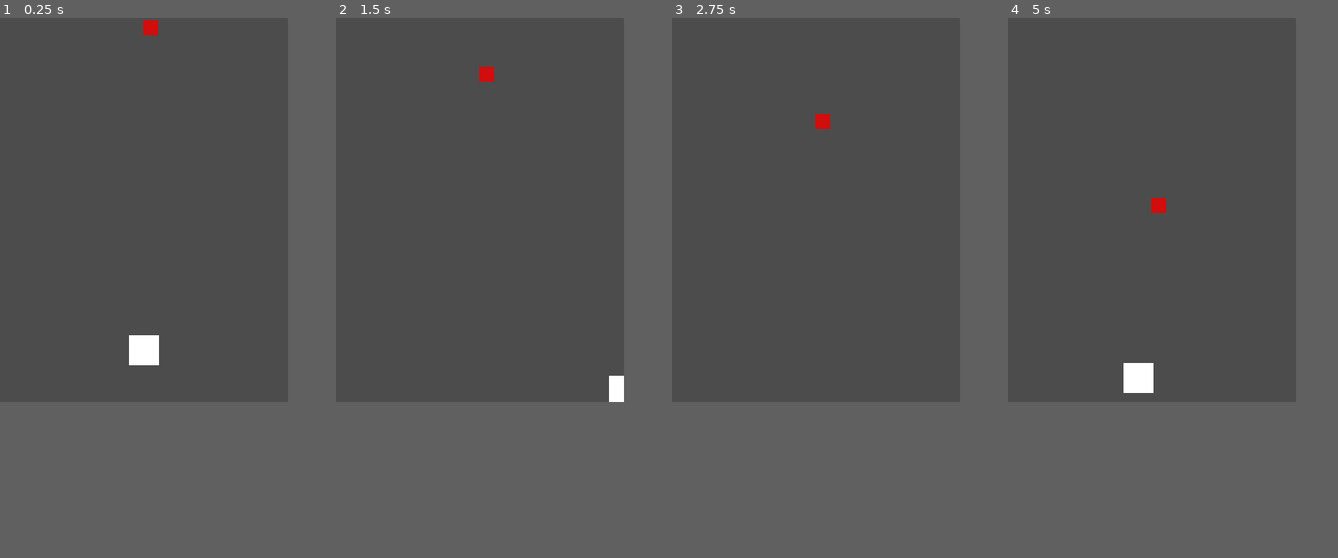
Above: before the commit, frames 1-4 (left to right).
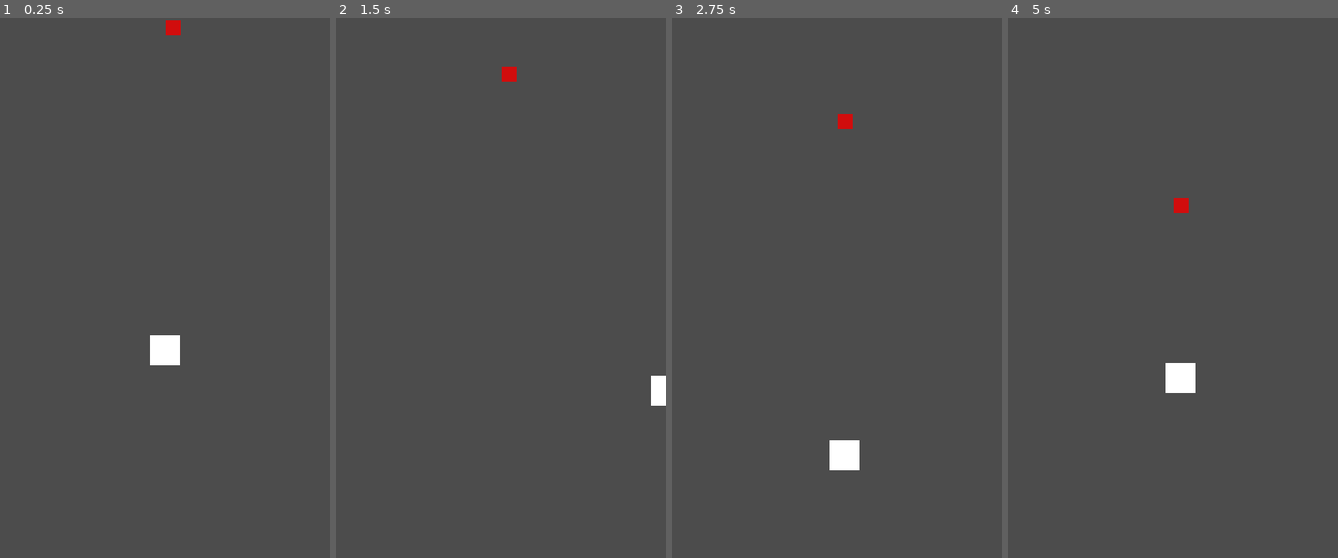
Above: after the commit, the same moments.

Repository: Tomsei/Bloinz2D
Game: Godot game, scene res://Szenen/Player.tscn
The game is run twice, just before and just after one commit, with the same random seed, the same clock (stepped at 60 frames per second) and the same inputs.
Inputs:
- Up to frame 1 (0.25 s): no input
- Up to frame 2 (1.5 s): hold Right (ui_right) from 0.53 s (still down); tap W (jump) at 0.77 s
- Up to frame 3 (2.75 s): tap W (jump) at 1.52 s; release Right (ui_right) at 2.03 s; hold Left (ui_left) from 2.03 s (still down)
- Up to frame 4 (5 s): release Left (ui_left) at 2.78 s; hold Right (ui_right) 2.78-4.28 s; tap W (jump) at 3.02, 3.77, 4.52 s; hold Left (ui_left) from 4.28 s (still down)
The window is 384x512 before the commit and 440x720 after it. Grey fills any space a smaller window leaves; there, only what the larger window draws over its background counts as a difference.

The runs differ from the first frame. In frame 1, 1.0% of the frame differs, in the area x 39-55%, y 0-65%; in frame 2, 0.7%; in frame 3, 0.8%; in frame 4, 1.3%, in the area x 35-57%, y 33-70%.

Commit message:
Dateien von develop und design zusammengefuehrt

Diff:
--- a/project.godot
+++ b/project.godot
@@ -18,11 +18,6 @@
 config/name="BloinZ2D"
 run/main_scene="res://Szenen/Player.tscn"
 config/icon="res://icon.png"
-
-[display]
-
-window/size/width=384
-window/size/height=512
 
 [display]
 
